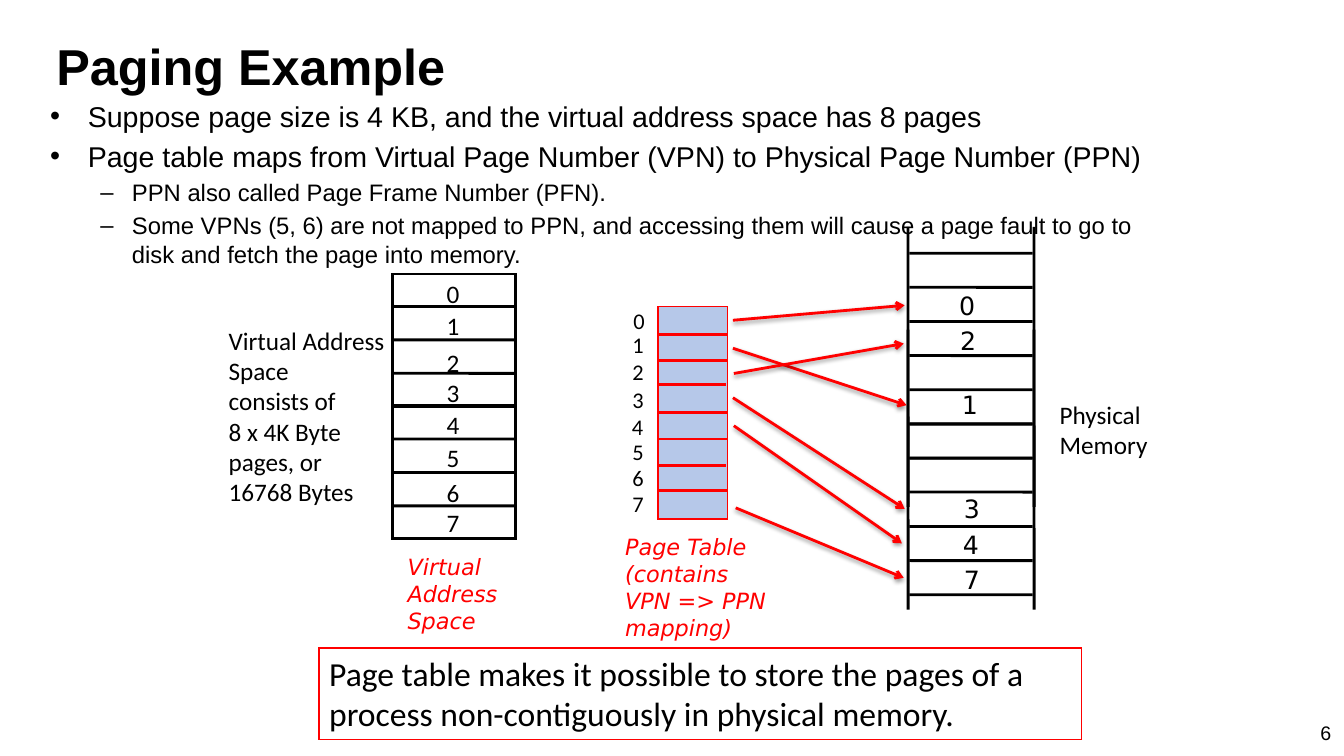
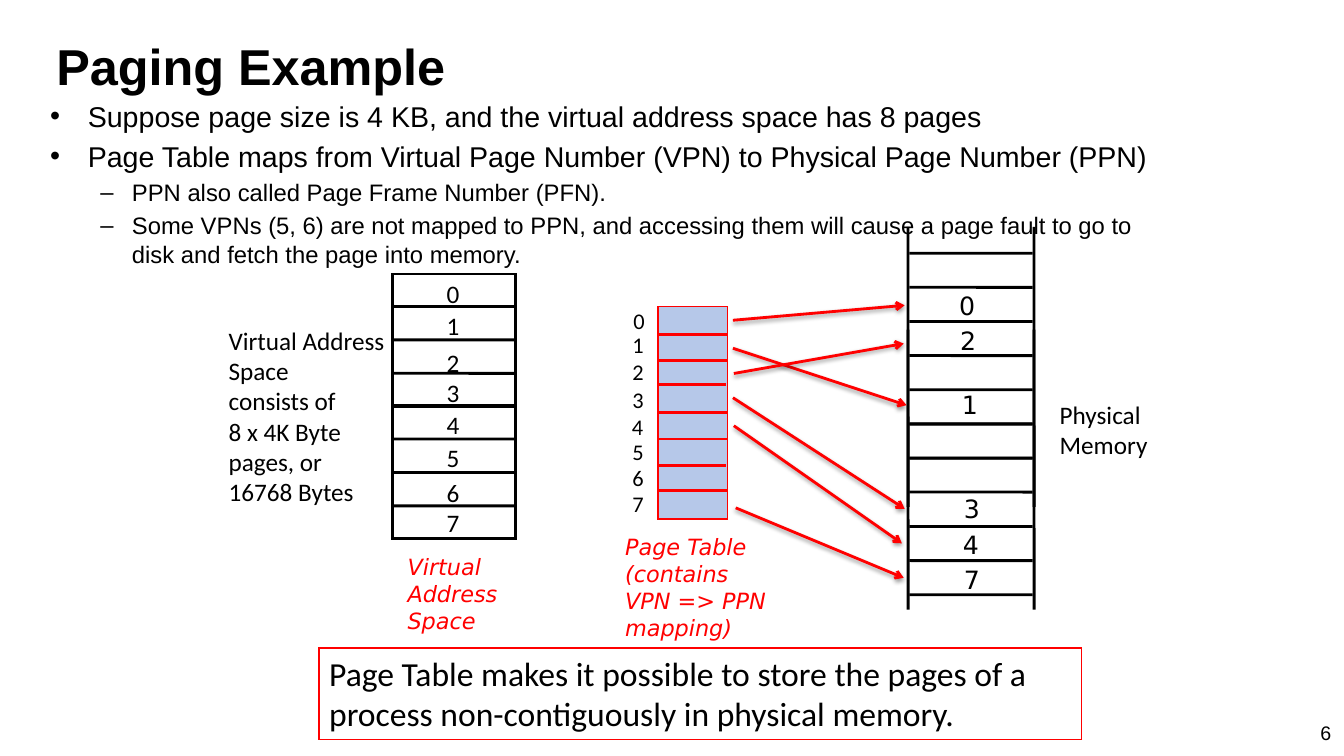
Before and after one commit to guhofstra/CSC256Fa25, a slide deck: slide 6 of PPTs/L8-Memory System II Paging.pptx. Drawn at 1344x756 pixels with LibreOffice and Linux fonts; fonts in the diff are those of the drawing. Boxes give left, top, right and bottom in pixels: in the first picture for what was removed or moved away, otherwise in the second. Text is boxed around its words. In the diff, an @@ line names an element or a change of style, - is before the commit and + after.

```diff
--- a/PPTs/L8-Memory System II Paging.pptx
+++ b/PPTs/L8-Memory System II Paging.pptx
@@ text at [88, 146, 1147, 172]: text changed @@
-• Page table maps from Virtual Page Number (VPN) to Physical Page Number (PPN)
+• Page Table maps from Virtual Page Number (VPN) to Physical Page Number (PPN)
@@ text in rectangle at [329, 662, 1026, 732]: text changed @@
-Page table makes it possible to store the pages of a process non-contiguously in physical memory.
+Page Table makes it possible to store the pages of a process non-contiguously in physical memory.
```
Also in this commit, not shown: 23 other slides changed, 3 other files.
